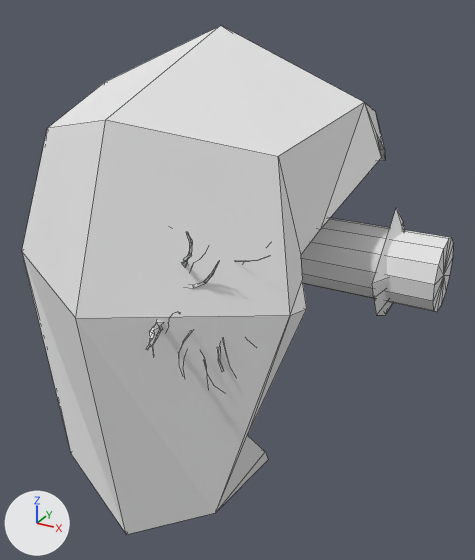
The OBJ model Assets/Models/Head/Face/head_0012.obj: old version first, new version second.
Both versions are drawn from a camera (50 mm lens) standing at (0.503, -0.866, 0.355) and looking at (0.034, -0.013, -0.071). Arrows for +X, +Y and +Z are at lower left; the lights stay in place. Mesh edges are drawn as thin lines. Where no turn or scale is listed for an object, it has been applied to the vertices. Vertices at the same position are counted once.

In view in the first picture: 'head_0012'.
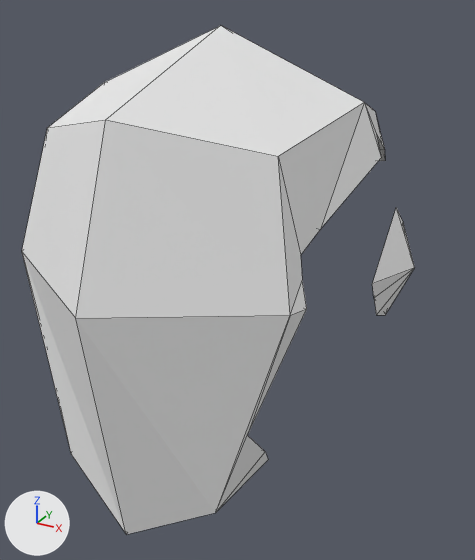
What changed in the scene script:
```text
Change me_head_0012:
    where me_head_0012.from_pydata(...)  # 627 vertices, 688 faces; spans x -0.35..0.35, y -0.369..0.342, z -0.383..0.311
    used by ob_head_0012; location = (0.0, 0.0, 0.0)
    me_head_0012 part 1: the loose piece of 485 vertices spanning x 0.02..0.2, y -0.369..-0.186, z -0.093..0.113 is deleted
    me_head_0012 part 2: the loose piece of 28 vertices spanning x -0.35..0.35, y -0.053..0.052, z -0.053..0.051 is deleted
```

Changed parts and their boxes [x1, y1, x2, y2] in the pictures (475 x 560 px):
'head_0012', reshaped (9% narrower)
    before: [22, 26, 453, 534]
    after: [22, 26, 415, 534]
part 1 of me_head_0012, deleted
    before: [146, 232, 270, 389]
part 2 of me_head_0012, deleted
    before: [301, 218, 453, 312]
